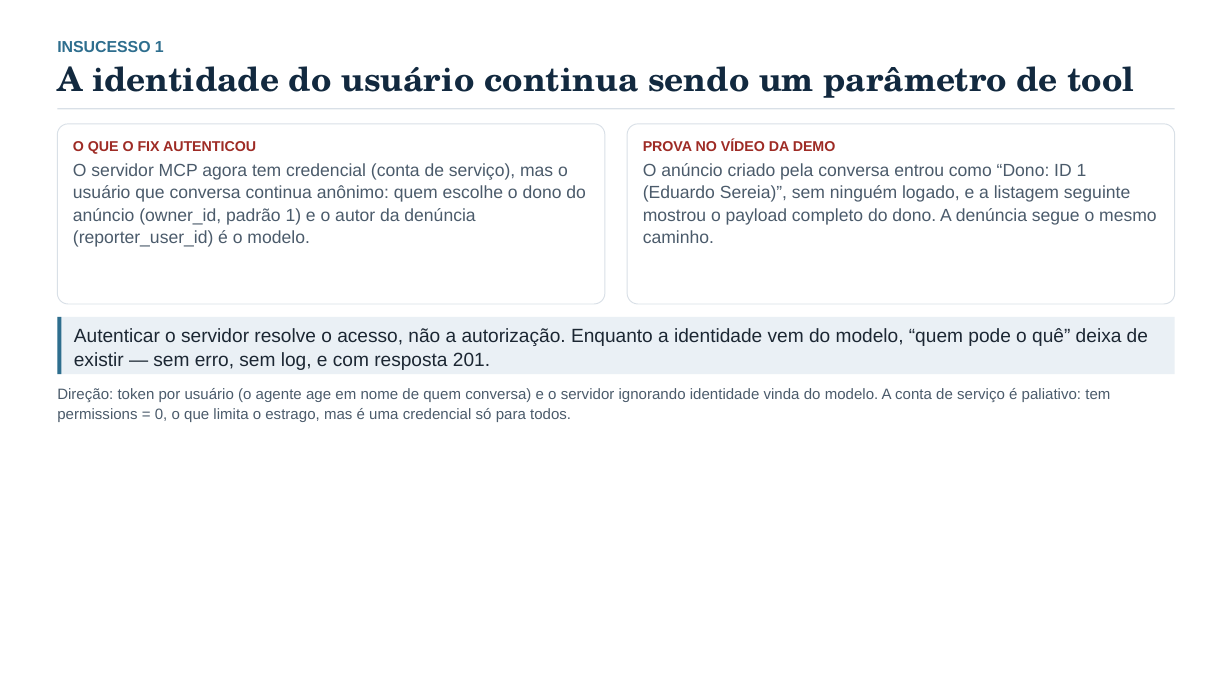
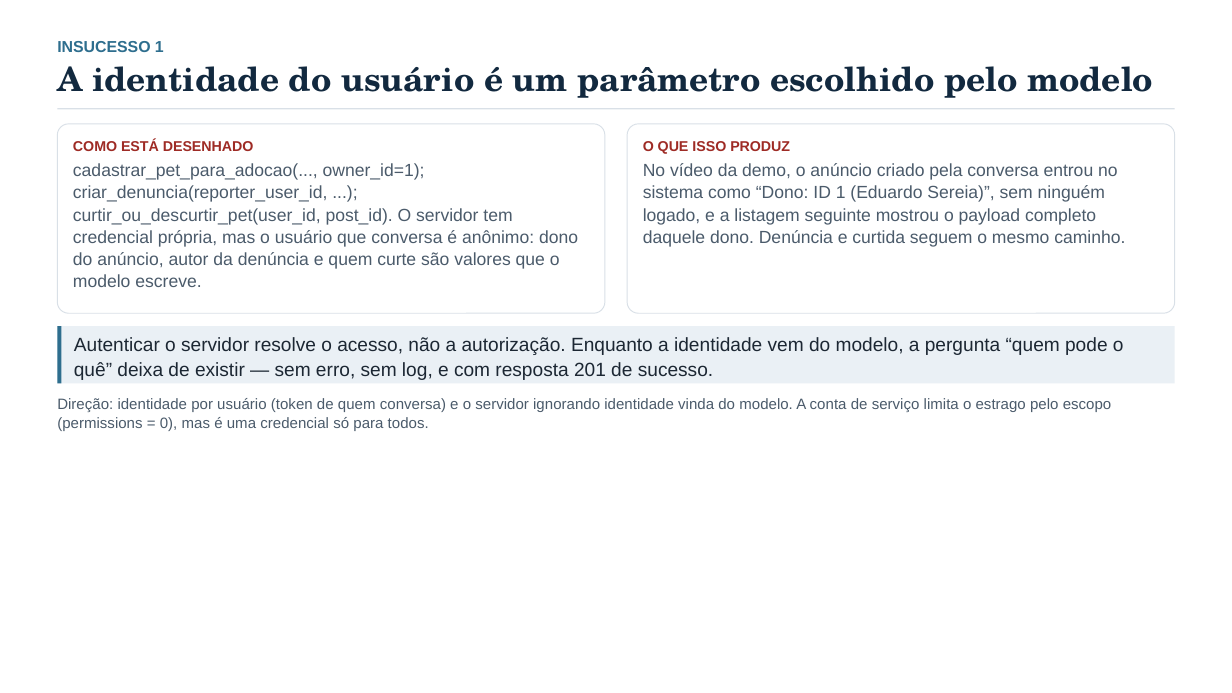
Before and after one commit to edu-correia/project-mcp-pet-adoption, a slide deck: slide 9 of docs/apresentacao-analise-pethouse-mcp.pptx (slide 10 before the commit). Drawn at 1232x693 pixels with LibreOffice and Linux fonts; fonts in the diff are those of the drawing. Boxes give left, top, right and bottom in pixels: in the first picture for what was removed or moved away, otherwise in the second. Text is boxed around its words. In the diff, an @@ line names an element or a change of style, - is before the commit and + after.

Commit message:
docs: apresenta a analise da solucao no estado atual (15 slides, sem antes/depois)
- deck reescrito: numeros e tese, arquitetura da ponte, inventario das 12 tools,
  metodo de verificacao, casos de uso, demo, tres insucessos e seguranca
- removidas as referencias a correcao/versao anterior: o material descreve o
  sistema como ele e (publico nao tem contexto de mudanca)
- roteiro de falas refeito para 4 pessoas sobre os 15 slides

```diff
--- a/docs/apresentacao-analise-pethouse-mcp.pptx
+++ b/docs/apresentacao-analise-pethouse-mcp.pptx
@@ text at [57,66,1153,98]: text changed @@
-A identidade do usuário continua sendo um parâmetro de tool
+A identidade do usuário é um parâmetro escolhido pelo modelo
@@ rounded rectangle: place and size @@
-rounded rectangle at [57,124,605,304]
+rounded rectangle at [57,124,605,313]
@@ text at [73,139,578,287]: text changed @@
-O QUE O FIX AUTENTICOU
-O servidor MCP agora tem credencial (conta de serviço), mas o usuário que conversa continua anônimo: quem escolhe o dono do anúncio (owner_id, padrão 1) e o autor da denúncia (reporter_user_id) é o modelo.
+COMO ESTÁ DESENHADO
+cadastrar_pet_para_adocao(..., owner_id=1); criar_denuncia(reporter_user_id, ...); curtir_ou_descurtir_pet(user_id, post_id). O servidor tem credencial própria, mas o usuário que conversa é anônimo: dono do anúncio, autor da denúncia e quem curte são valores que o modelo escreve.
@@ rounded rectangle: place and size @@
-rounded rectangle at [628,124,1176,304]
+rounded rectangle at [628,124,1176,313]
@@ text at [643,141,1125,247]: text changed @@
-PROVA NO VÍDEO DA DEMO
-O anúncio criado pela conversa entrou como “Dono: ID 1 (Eduardo Sereia)”, sem ninguém logado, e a listagem seguinte mostrou o payload completo do dono. A denúncia segue o mesmo caminho.
+O QUE ISSO PRODUZ
+No vídeo da demo, o anúncio criado pela conversa entrou no sistema como “Dono: ID 1 (Eduardo Sereia)”, sem ninguém logado, e a listagem seguinte mostrou o payload completo daquele dono. Denúncia e curtida seguem o mesmo caminho.
@@ rectangle: place and size @@
-rectangle at [57,317,1175,374]
+rectangle at [57,326,1175,384]
@@ rectangle: place and size @@
-rectangle at [57,317,61,374]
+rectangle at [57,326,61,384]
@@ text at [74,337,1124,380]: text changed @@
-Autenticar o servidor resolve o acesso, não a autorização. Enquanto a identidade vem do modelo, “quem pode o quê” deixa de existir — sem erro, sem log, e com resposta 201.
+Autenticar o servidor resolve o acesso, não a autorização. Enquanto a identidade vem do modelo, a pergunta “quem pode o quê” deixa de existir — sem erro, sem log, e com resposta 201 de sucesso.
@@ text at [57,398,1112,431]: text changed @@
-Direção: token por usuário (o agente age em nome de quem conversa) e o servidor ignorando identidade vinda do modelo. A conta de serviço é paliativo: tem permissions = 0, o que limita o estrago, mas é uma credencial só para todos.
+Direção: identidade por usuário (token de quem conversa) e o servidor ignorando identidade vinda do modelo. A conta de serviço limita o estrago pelo escopo (permissions = 0), mas é uma credencial só para todos.
```
Also in this commit, not shown: 14 other slides changed, 1 slide removed, 4 other files.
